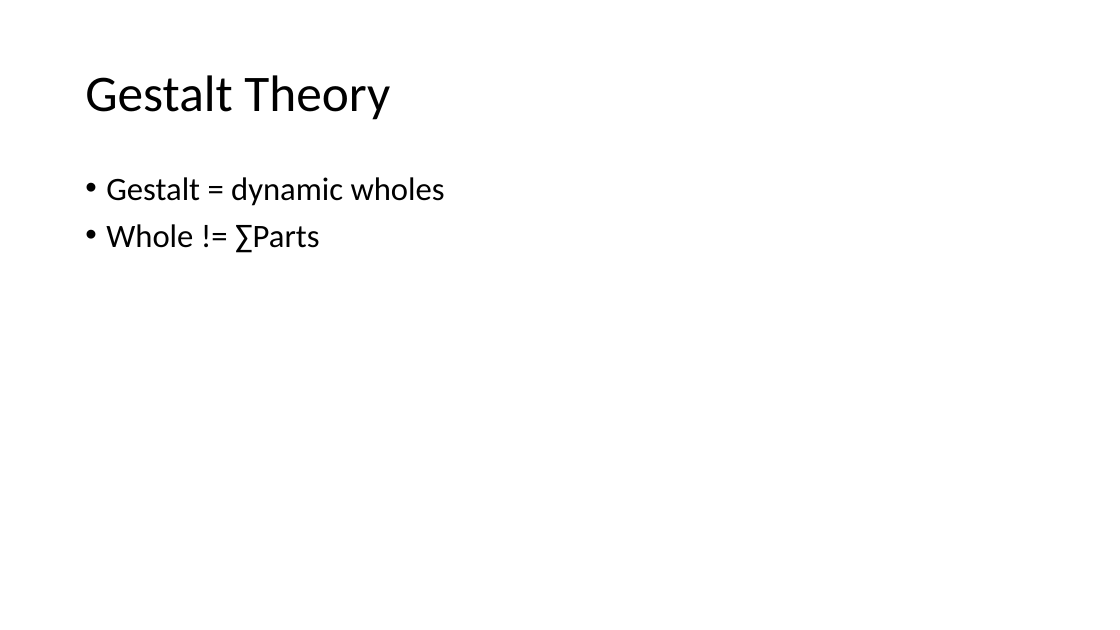
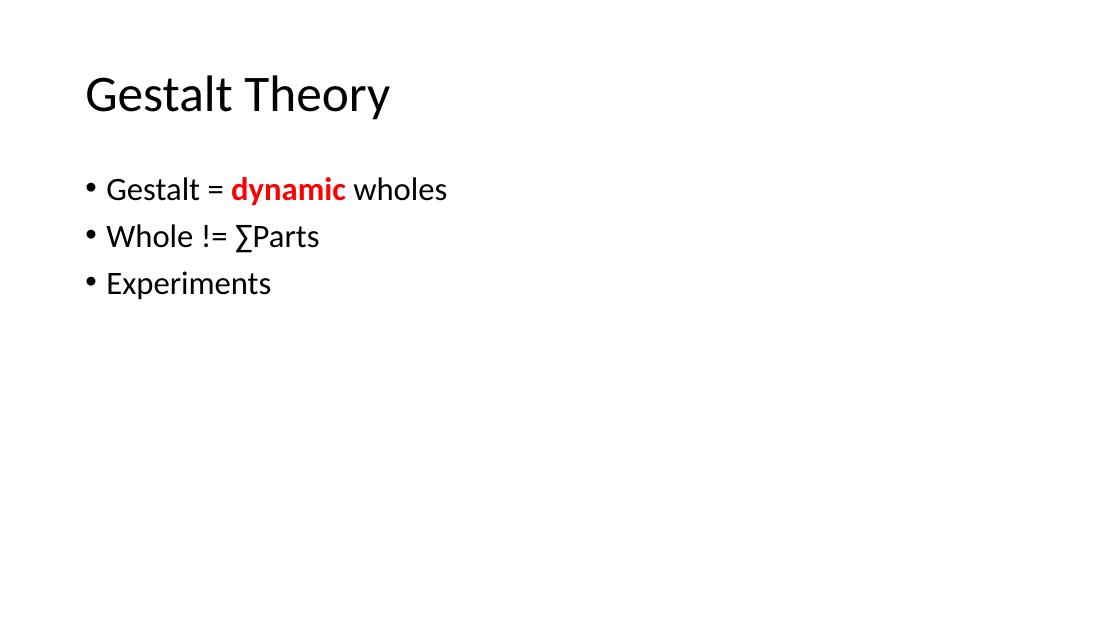
Before and after one commit to PatriciaXiao/Conclusion, a slide deck: slide 12 of Conclusion.pptx. Drawn at 1120x630 pixels with LibreOffice and Linux fonts; fonts in the diff are those of the drawing. Boxes give left, top, right and bottom in pixels: in the first picture for what was removed or moved away, otherwise in the second. Text is boxed around its words. In the diff, an @@ line names an element or a change of style, - is before the commit and + after.

```diff
--- a/Conclusion.pptx
+++ b/Conclusion.pptx
@@ text at [106, 177, 447, 205]: text colour #000000 to #FF0000, bold on in "dynamic" @@
@@ text at [106, 271, 271, 300]: paragraph added @@
+• Experiments
```
Also in this commit, not shown: 3 other slides changed, 2 other files.
